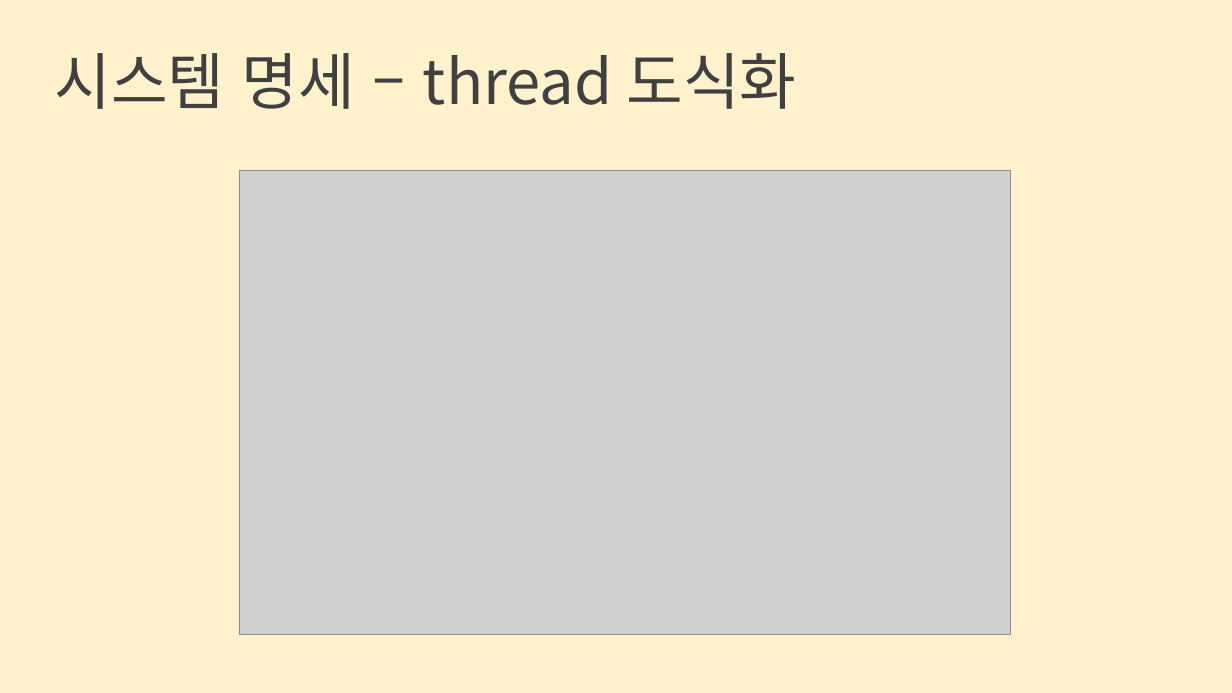
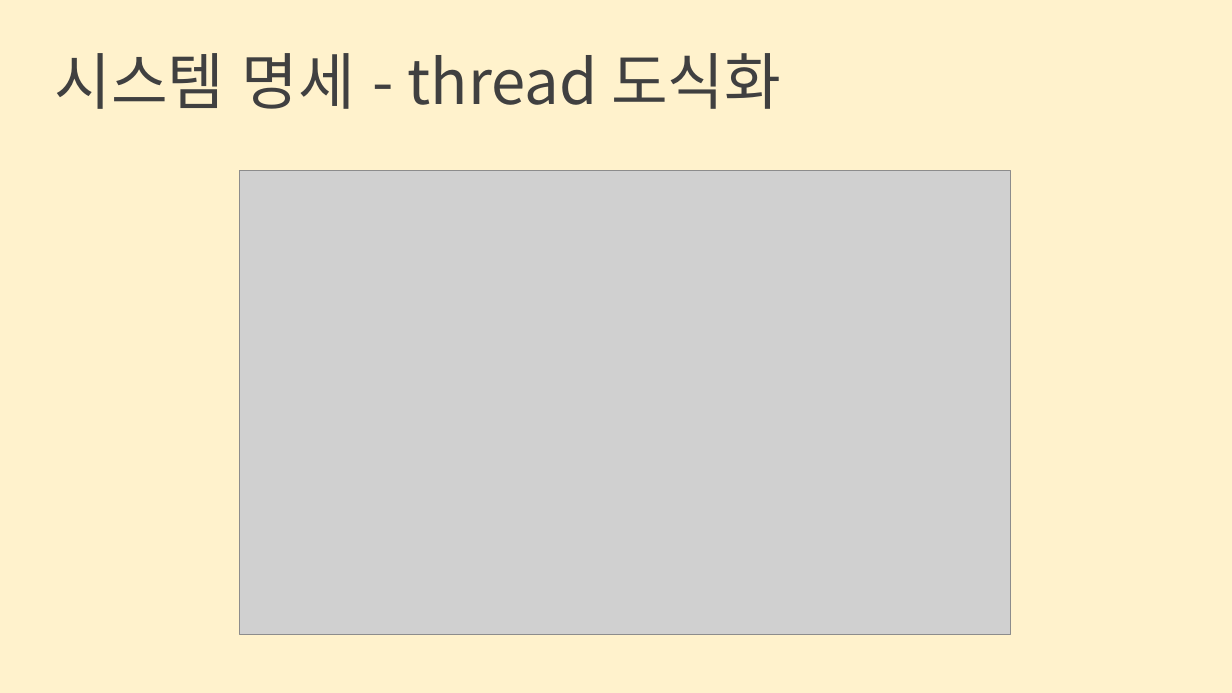
Before and after one commit to hamchu/teumin, a slide deck: slide 11 of 트럭의 민족.pptx. Drawn at 1232x693 pixels with LibreOffice and Linux fonts; fonts in the diff are those of the drawing; grey boxes stand for pictures. Boxes give left, top, right and bottom in pixels: in the first picture for what was removed or moved away, otherwise in the second. Text is boxed around its words. In the diff, an @@ line names an element or a change of style, - is before the commit and + after.

```diff
--- a/트럭의 민족.pptx
+++ b/트럭의 민족.pptx
@@ text at <box>55,53,781,109</box>: text changed @@
-시스템 명세 – thread 도식화
+시스템 명세 - thread 도식화
```
Also in this commit, not shown: 4 other slides changed.
